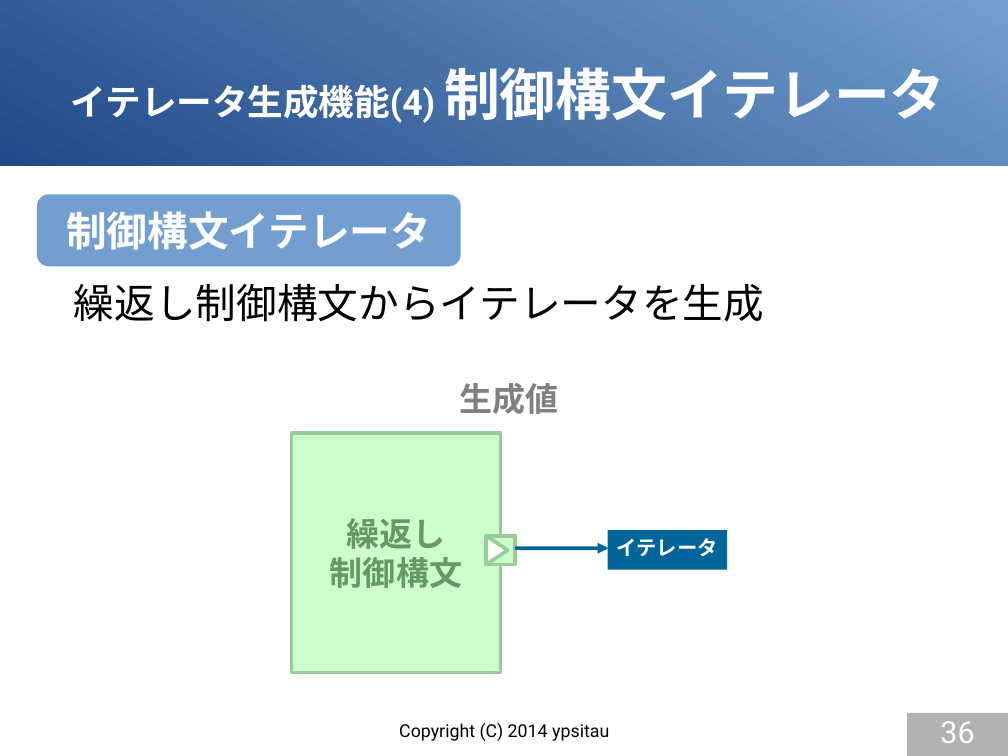
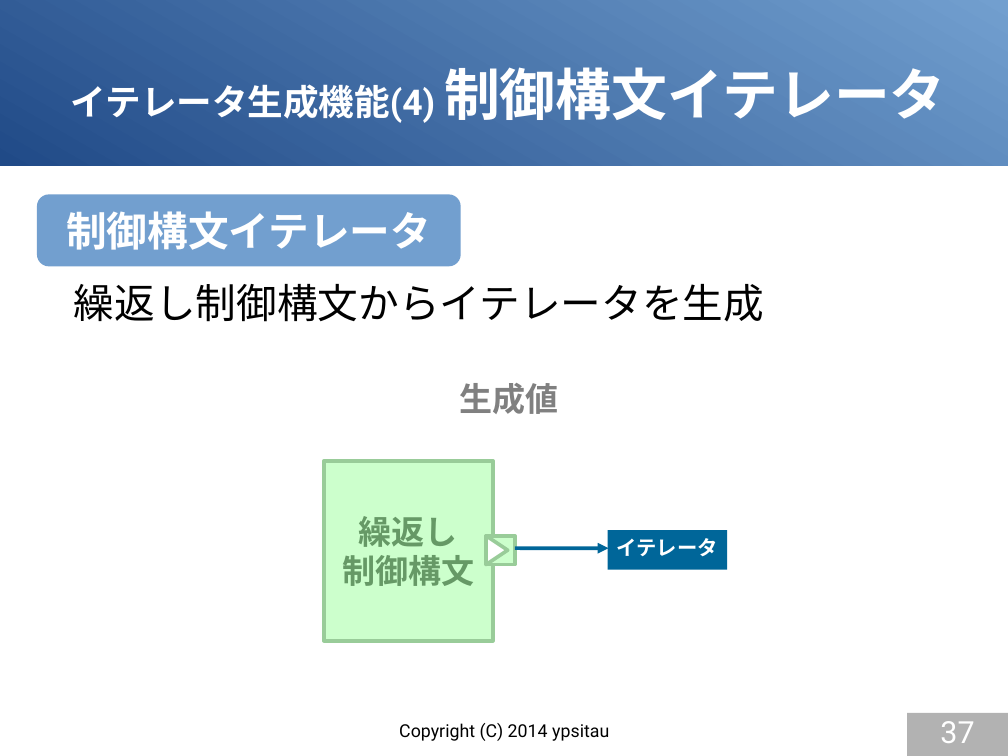
Before and after one commit to gura-lang/gura-doc, a slide deck: slide 37 of presentation/gura-introduction.odp (slide 36 before the commit). Drawn at 1008x756 pixels with LibreOffice and Linux fonts; fonts in the diff are those of the drawing. Boxes give left, top, right and bottom in pixels: in the first picture for what was removed or moved away, otherwise in the second. Text is boxed around its words. In the diff, an @@ line names an element or a change of style, - is before the commit and + after.

```diff
--- a/presentation/gura-introduction.odp
+++ b/presentation/gura-introduction.odp
@@ rectangle "繰返し": place and size @@
-rectangle "繰返し" at [292,434,500,673]
+rectangle "繰返し" at [324,461,493,641]
@@ page number at [940,721,974,743]: text changed @@
-36
+37
```
Also in this commit, not shown: 5 other slides changed, 1 slide added, 1 slide removed.
